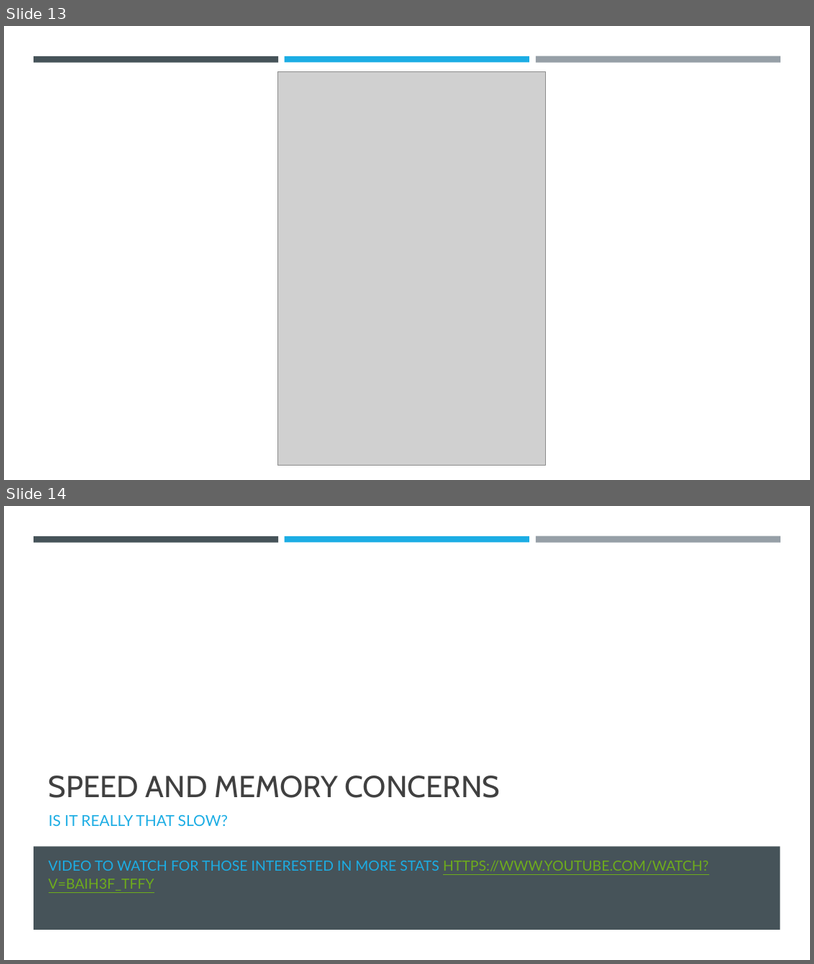
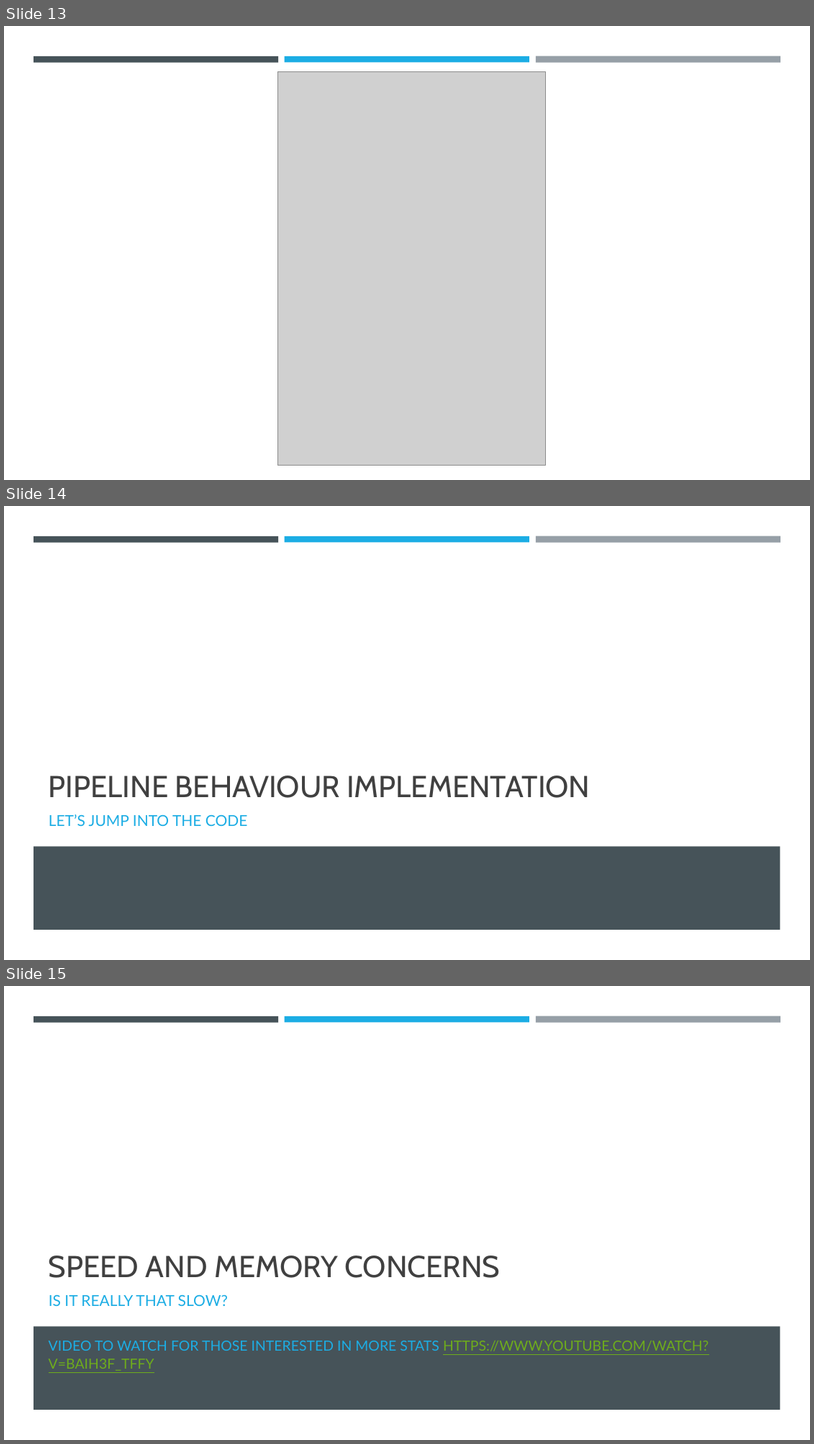
Before and after one commit to vesou/MediatRDemo, a slide deck: How to decouple your code.pptx. Shown one above the other, each under a label of ours: slides 13 and 14 before the commit, slides 13, 14 and 15 after it. The pictures are 814x964 and 814x1444 pixels, drawn with LibreOffice and Linux fonts; fonts in the diff are those of the drawing; grey boxes stand for pictures. Boxes give left, top, right and bottom in pixels: in the first picture for what was removed or moved away, otherwise in the second. Text is boxed around its words. In the diff, an @@ line names an element or a change of style, - is before the commit and + after.

Commit message:
add extra slide for pipelines

```diff
--- a/How to decouple your code.pptx
+++ b/How to decouple your code.pptx
@@ slide 14 added at [4, 506, 810, 960], background #FFFFFF; not listed: 4 template elements that a slide beside it also shows @@
@@ title added at [49, 775, 590, 798], 36 pt, text #404040 @@
+PIPELINE BEHAVIOUR IMPLEMENTATION
@@ text added at [49, 814, 248, 826], 18 pt, text #1CADE4 @@
+LET’S JUMP INTO THE CODE
@@ what was slide 14 is now slide 15 @@
```
Also in this commit, not shown: 1 slide changed.
